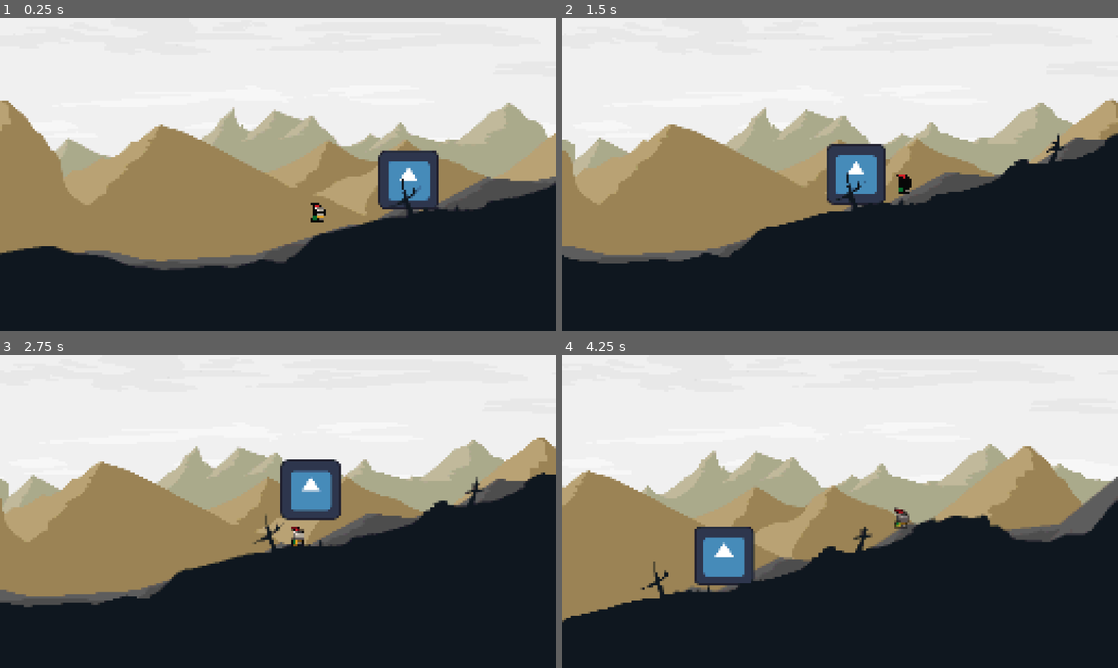
Above: before the commit, frames 1-4 (two rows, left to right).
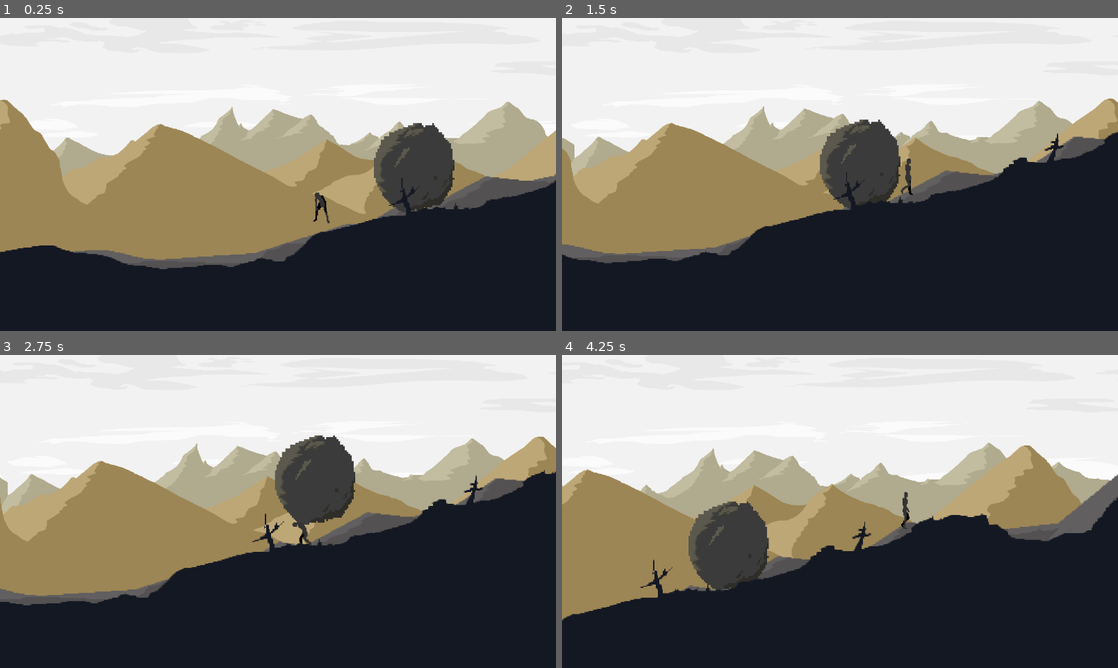
Above: after the commit, the same moments.

Repository: Peter-Pyshnyy/sisyphus
Game: Godot game, scene res://main.tscn
Same seed, same stepped clock (60 frames per second), same inputs: the game is played once before the commit and once after it. The engine's default icon, where the game draws it, is replaced by a stand-in: a white triangle on a blue panel in a dark square.
Inputs:
- Up to frame 1 (0.25 s): no input
- Up to frame 2 (1.5 s): tap Enter (ui_accept) at 0.5, 0.6, 0.77, 1.07, 1.35 s; hold Right (ui_right) from 0.53 s (still down)
- Up to frame 3 (2.75 s): tap Enter (ui_accept) at 1.52, 1.82, 2.1 s; release Right (ui_right) at 2.03 s; hold Left (ui_left) from 2.03 s (still down)
- Up to frame 4 (4.25 s): release Left (ui_left) at 2.78 s; hold Right (ui_right) from 2.78 s (still down); tap Enter (ui_accept) at 2.85, 3.02, 3.32, 3.6, 3.77, 4.07 s

The runs differ from the first frame. In frame 1, 4.4% of the frame differs, in the area x 0-100%, y 26-81%; in frame 2, 4.4%; in frame 3, 4.6%, in the area x 0-100%, y 25-81%; in frame 4, 4.6%.

Commit message:
Squashed commit of the following:
commit 7ef024aa68a176c5ecbec158ac380827b871c821
Author: ynbflmk <stankovichvadim@gmail.com>
Date:   Sun Aug 24 13:07:58 2025 +0300

    added a new animation, + new skin stone

commit 3c6b20bc3d5a7a2615512d61d7976f68a4647b03
Merge: dd17cb2 289cf58
Author: ynbflmk <stankovichvadim@gmail.com>
Date:   Sun Aug 24 12:07:24 2025 +0300

    Merge branch 'master' into vadim

commit dd17cb259b24e79e24be9ef4722148114227e1bb
Author: ynbflmk <stankovichvadim@gmail.com>
Date:   Sun Aug 24 12:07:08 2025 +0300

    added animation

commit a22e68aca7698bfd7af9e36544ee500166dbf451
Author: ynbflmk <stankovichvadim@gmail.com>
Date:   Sat Aug 23 23:17:56 2025 +0300

    menu comeback

commit d09b35b5aa99eb4632d79aea5907c79955d76d9f
Merge: 0104e24 5f80ac7
Author: ynbflmk <stankovichvadim@gmail.com>
Date:   Sat Aug 23 17:40:11 2025 +0300

    Merge branch 'master' into vadim

commit 0104e2452cec05296d59043a6e4e2fc27eb80c88
Author: ynbflmk <stankovichvadim@gmail.com>
Date:   Sat Aug 23 17:39:36 2025 +0300

    main menu fixes

commit d39e451987c2b6af5907da9d93ca3a0ca1dc3a05
Merge: 61740a6 5cc3b18
Author: ynbflmk <stankovichvadim@gmail.com>
Date:   Sat Aug 23 14:42:08 2025 +0300

    Merge branch 'master' into vadim

commit 61740a6473634d2e2f5b11de3bb24e9a779f682a
Author: ynbflmk <stankovichvadim@gmail.com>
Date:   Sat Aug 23 14:40:43 2025 +0300

    main menu fixes

commit 6a439fc7c7283ad094343e2e71285ae9adbf546b
Merge: 5d59e08 d290653
Author: ynbflmk <stankovichvadim@gmail.com>
Date:   Sat Aug 23 13:56:04 2025 +0300

    Merge branch 'master' into vadim

commit 5d59e081158cefc23a788a9bcd0f4c395bd31bb9
Author: ynbflmk <stankovichvadim@gmail.com>
Date:   Sat Aug 23 13:54:49 2025 +0300

    main menu created

commit 3f6f4bdfbf4f0b0840d9cecfff685ae877d195e0
Merge: 7161e6e 6647a68
Author: ynbflmk <stankovichvadim@gmail.com>
Date:   Sat Aug 23 12:03:32 2025 +0300

    Merge branch 'master' into vadim

commit 7161e6ec1647a577760da34a54d59d0603206fe5
Author: ynbflmk <stankovichvadim@gmail.com>
Date:   Sat Aug 23 12:02:26 2025 +0300

    speed fix

commit 1e1b74bc21e197d2d874996239471586114fc0c3
Author: ynbflmk <stankovichvadim@gmail.com>
Date:   Fri Aug 22 19:44:51 2025 +0300

    movement changed

commit 8e837ed1fd683ef7b78030f3bcd9fad376a978d4
Author: ynbflmk <stankovichvadim@gmail.com>
Date:   Fri Aug 22 18:54:19 2025 +0300

    added level and the movement

Diff:
--- a/assets/sprites/player.tscn
+++ b/assets/sprites/player.tscn
@@ -1,30 +1,79 @@
-[gd_scene load_steps=10 format=3 uid="uid://de8jpoldt6s1n"]
+[gd_scene load_steps=23 format=3 uid="uid://de8jpoldt6s1n"]
 
 [ext_resource type="Script" uid="uid://c13w73y8dmjfp" path="res://scripts/player.gd" id="1_4ngp6"]
-[ext_resource type="Texture2D" uid="uid://o77wwrpc47qb" path="res://assets/sprites/knight.png" id="1_jdwh2"]
+[ext_resource type="Texture2D" uid="uid://dbd3jg6gk80th" path="res://assets/sprites/char (2).png" id="2_4ngp6"]
+
+[sub_resource type="AtlasTexture" id="AtlasTexture_31yn0"]
+atlas = ExtResource("2_4ngp6")
+region = Rect2(0, 90, 36, 45)
+
+[sub_resource type="AtlasTexture" id="AtlasTexture_fnuoy"]
+atlas = ExtResource("2_4ngp6")
+region = Rect2(36, 90, 36, 45)
+
+[sub_resource type="AtlasTexture" id="AtlasTexture_olike"]
+atlas = ExtResource("2_4ngp6")
+region = Rect2(72, 90, 36, 45)
+
+[sub_resource type="AtlasTexture" id="AtlasTexture_vhcws"]
+atlas = ExtResource("2_4ngp6")
+region = Rect2(108, 90, 36, 45)
+
+[sub_resource type="AtlasTexture" id="AtlasTexture_vtnr7"]
+atlas = ExtResource("2_4ngp6")
+region = Rect2(144, 90, 36, 45)
+
+[sub_resource type="AtlasTexture" id="AtlasTexture_snqyj"]
+atlas = ExtResource("2_4ngp6")
+region = Rect2(180, 90, 36, 45)
+
+[sub_resource type="AtlasTexture" id="AtlasTexture_iwq7d"]
+atlas = ExtResource("2_4ngp6")
+region = Rect2(0, 90, 36, 45)
+
+[sub_resource type="AtlasTexture" id="AtlasTexture_nmgwl"]
+atlas = ExtResource("2_4ngp6")
+region = Rect2(0, 0, 36, 45)
+
+[sub_resource type="AtlasTexture" id="AtlasTexture_em1gi"]
+atlas = ExtResource("2_4ngp6")
+region = Rect2(36, 0, 36, 45)
+
+[sub_resource type="AtlasTexture" id="AtlasTexture_pf36n"]
+atlas = ExtResource("2_4ngp6")
+region = Rect2(72, 0, 36, 45)
+
+[sub_resource type="AtlasTexture" id="AtlasTexture_jjmim"]
+atlas = ExtResource("2_4ngp6")
+region = Rect2(108, 0, 36, 45)
 
 [sub_resource type="AtlasTexture" id="AtlasTexture_4ngp6"]
-atlas = ExtResource("1_jdwh2")
-region = Rect2(0, 0, 32, 32)
+atlas = ExtResource("2_4ngp6")
+region = Rect2(0, 45, 36, 45)
 
-[sub_resource type="AtlasTexture" id="AtlasTexture_31yn0"]
-atlas = ExtResource("1_jdwh2")
-region = Rect2(32, 0, 32, 32)
+[sub_resource type="AtlasTexture" id="AtlasTexture_31yji"]
+atlas = ExtResource("2_4ngp6")
+region = Rect2(36, 45, 36, 45)
 
-[sub_resource type="AtlasTexture" id="AtlasTexture_fnuoy"]
-atlas = ExtResource("1_jdwh2")
-region = Rect2(64, 0, 32, 32)
+[sub_resource type="AtlasTexture" id="AtlasTexture_amsqm"]
+atlas = ExtResource("2_4ngp6")
+region = Rect2(72, 45, 36, 45)
 
-[sub_resource type="AtlasTexture" id="AtlasTexture_olike"]
-atlas = ExtResource("1_jdwh2")
-region = Rect2(96, 0, 32, 32)
+[sub_resource type="AtlasTexture" id="AtlasTexture_os1t7"]
+atlas = ExtResource("2_4ngp6")
+region = Rect2(108, 45, 36, 45)
 
-[sub_resource type="SpriteFrames" id="SpriteFrames_vhcws"]
+[sub_resource type="AtlasTexture" id="AtlasTexture_h3rv7"]
+atlas = ExtResource("2_4ngp6")
+region = Rect2(144, 45, 36, 45)
+
+[sub_resource type="AtlasTexture" id="AtlasTexture_mviby"]
+atlas = ExtResource("2_4ngp6")
+region = Rect2(180, 45, 36, 45)
+
+[sub_resource type="SpriteFrames" id="SpriteFrames_31yji"]
 animations = [{
 "frames": [{
-"duration": 1.0,
-"texture": SubResource("AtlasTexture_4ngp6")
-}, {
 "duration": 1.0,
 "texture": SubResource("AtlasTexture_31yn0")
 }, {
@@ -33,10 +82,67 @@
 }, {
 "duration": 1.0,
 "texture": SubResource("AtlasTexture_olike")
+}, {
+"duration": 1.0,
+"texture": SubResource("AtlasTexture_vhcws")
+}, {
+"duration": 1.0,
+"texture": SubResource("AtlasTexture_vtnr7")
+}, {
+"duration": 1.0,
+"texture": SubResource("AtlasTexture_snqyj")
+}],
+"loop": true,
+"name": &"carry",
+"speed": 4.0
+}, {
+"frames": [{
+"duration": 1.0,
+"texture": SubResource("AtlasTexture_iwq7d")
+}],
+"loop": true,
+"name": &"carry_idle",
+"speed": 5.0
+}, {
+"frames": [{
+"duration": 1.0,
+"texture": SubResource("AtlasTexture_nmgwl")
+}, {
+"duration": 1.0,
+"texture": SubResource("AtlasTexture_em1gi")
+}, {
+"duration": 1.0,
+"texture": SubResource("AtlasTexture_pf36n")
+}, {
+"duration": 1.0,
+"texture": SubResource("AtlasTexture_jjmim")
 }],
 "loop": true,
 "name": &"idle",
-"speed": 10.0
+"speed": 5.0
+}, {
+"frames": [{
+"duration": 1.0,
+"texture": SubResource("AtlasTexture_4ngp6")
+}, {
+"duration": 1.0,
+"texture": SubResource("AtlasTexture_31yji")
+}, {
+"duration": 1.0,
+"texture": SubResource("AtlasTexture_amsqm")
+}, {
+"duration": 1.0,
+"texture": SubResource("AtlasTexture_os1t7")
+}, {
+"duration": 1.0,
+"texture": SubResource("AtlasTexture_h3rv7")
+}, {
+"duration": 1.0,
+"texture": SubResource("AtlasTexture_mviby")
+}],
+"loop": true,
+"name": &"walk",
+"speed": 4.0
 }]
 
 [sub_resource type="CircleShape2D" id="CircleShape2D_jdwh2"]
@@ -50,10 +156,11 @@
 script = ExtResource("1_4ngp6")
 
 [node name="AnimatedSprite2D" type="AnimatedSprite2D" parent="."]
-position = Vector2(0, -12)
-sprite_frames = SubResource("SpriteFrames_vhcws")
-animation = &"idle"
-autoplay = "idle"
+position = Vector2(4.5, -14.5)
+scale = Vector2(0.694445, 0.777778)
+sprite_frames = SubResource("SpriteFrames_31yji")
+animation = &"carry_idle"
+frame_progress = 0.103407
 
 [node name="CollisionShape2D" type="CollisionShape2D" parent="."]
 position = Vector2(0, -6)
@@ -68,7 +175,7 @@
 shape = SubResource("CircleShape2D_4ngp6")
 
 [node name="RemoteTransform2D" type="RemoteTransform2D" parent="."]
-position = Vector2(12, -52)
+position = Vector2(11, -51)
 
 [connection signal="area_entered" from="Area2D" to="." method="_on_area_2d_area_entered"]
 [connection signal="area_exited" from="Area2D" to="." method="_on_area_2d_area_exited"]
--- a/main.tscn
+++ b/main.tscn
@@ -120,6 +120,7 @@
 region_rect = Rect2(-0.831, 0.385, 2992, 2000)
 
 [node name="MeshInstance2D" type="MeshInstance2D" parent="ParallaxForeground"]
+visible = false
 z_index = 1500
 material = SubResource("ShaderMaterial_lquwl")
 position = Vector2(637.5, 356)
@@ -164,7 +165,7 @@
 shape = SubResource("RectangleShape2D_4c57u")
 
 [node name="stone" parent="." instance=ExtResource("8_5vw27")]
-position = Vector2(242, 159)
+position = Vector2(242, 158)
 
 [node name="peak_area" type="Area2D" parent="."]
 collision_layer = 0
--- a/main_menu.tscn
+++ b/main_menu.tscn
@@ -28,10 +28,10 @@
 anchor_top = 0.5
 anchor_right = 0.5
 anchor_bottom = 0.5
-offset_left = -103.0
-offset_top = -64.0
-offset_right = 110.0
-offset_bottom = 28.0
+offset_left = -106.5
+offset_top = -46.0
+offset_right = 106.5
+offset_bottom = 46.0
 grow_horizontal = 2
 grow_vertical = 2
 
--- a/scripts/player.gd
+++ b/scripts/player.gd
@@ -1,11 +1,14 @@
 extends CharacterBody2D
+
 @onready var remote_transform_2d = $RemoteTransform2D
-
+@onready var sprite: AnimatedSprite2D = $AnimatedSprite2D   # ссылка на спрайт
 
 const BASE_SPEED = 200.0  # base speed on flat surface
 const JUMP_VELOCITY = -400.0
 var carrying := false
 var speed_multiplier := 1.0
+var move_animation := "walk"
+var idle_animation := "idle"
 
 func _physics_process(delta: float) -> void:
 	# Add gravity
@@ -29,19 +32,31 @@
 			var slope_angle = rad_to_deg(acos(normal.dot(Vector2.UP)))
 
 			# Smooth speed adjustment:
-			# flat road: slower, steep slope: slowest, moderate slope: normal
 			var slope_factor = clamp(1.0 - slope_angle / 90.0, 0.2, 0.8)
 			move_speed *= slope_factor
 
 	# Movement
 	if direction:
 		velocity.x = direction * move_speed
+
+		# включаем анимацию ходьбы
+		if sprite.animation != move_animation:
+			sprite.play(move_animation)
+
+		# разворот спрайта
+		sprite.flip_h = direction < 0
 	else:
 		velocity.x = move_toward(velocity.x, 0, BASE_SPEED)
+
+		# включаем idle
+		if sprite.animation != idle_animation:
+			sprite.play(idle_animation)
 
 	move_and_slide()
 
 func put_down_stone():
+	move_animation = "walk"
+	idle_animation = "idle"
 	var stone = get_node(remote_transform_2d.remote_path)
 	remote_transform_2d.remote_path = ""
 	stone.position += Vector2(0.0, 20.0)
@@ -49,6 +64,8 @@
 
 func _on_area_2d_area_entered(area):
 	if !carrying:
+		move_animation = "carry"
+		idle_animation = "carry_idle"
 		speed_multiplier = 0.45
 		var stone = area.get_parent()
 		remote_transform_2d.remote_path = stone.get_path()
--- a/stone.tscn
+++ b/stone.tscn
@@ -1,6 +1,6 @@
 [gd_scene load_steps=3 format=3 uid="uid://bb2xrsdxrrpqd"]
 
-[ext_resource type="Texture2D" uid="uid://dyxpycqv7r88c" path="res://icon.svg" id="2_cxlo0"]
+[ext_resource type="Texture2D" uid="uid://bydgrdygfenjr" path="res://assets/sprites/stone.png" id="1_6s6ed"]
 
 [sub_resource type="CircleShape2D" id="CircleShape2D_rot5g"]
 radius = 35.0
@@ -8,8 +8,9 @@
 [node name="stone" type="Node2D"]
 
 [node name="Sprite2D" type="Sprite2D" parent="."]
-scale = Vector2(0.43, 0.43)
-texture = ExtResource("2_cxlo0")
+position = Vector2(6, -9)
+scale = Vector2(1.57447, 1.67347)
+texture = ExtResource("1_6s6ed")
 
 [node name="stoneArea" type="Area2D" parent="."]
 collision_layer = 4
Binary file added: assets/sprites/char (2).png
Not shown, added: assets/sprites/char (2).png.import
Binary file added: assets/sprites/stone.png
Not shown, added: assets/sprites/stone.png.import
Not shown: 1 places in main.tscn that only renumber resources
